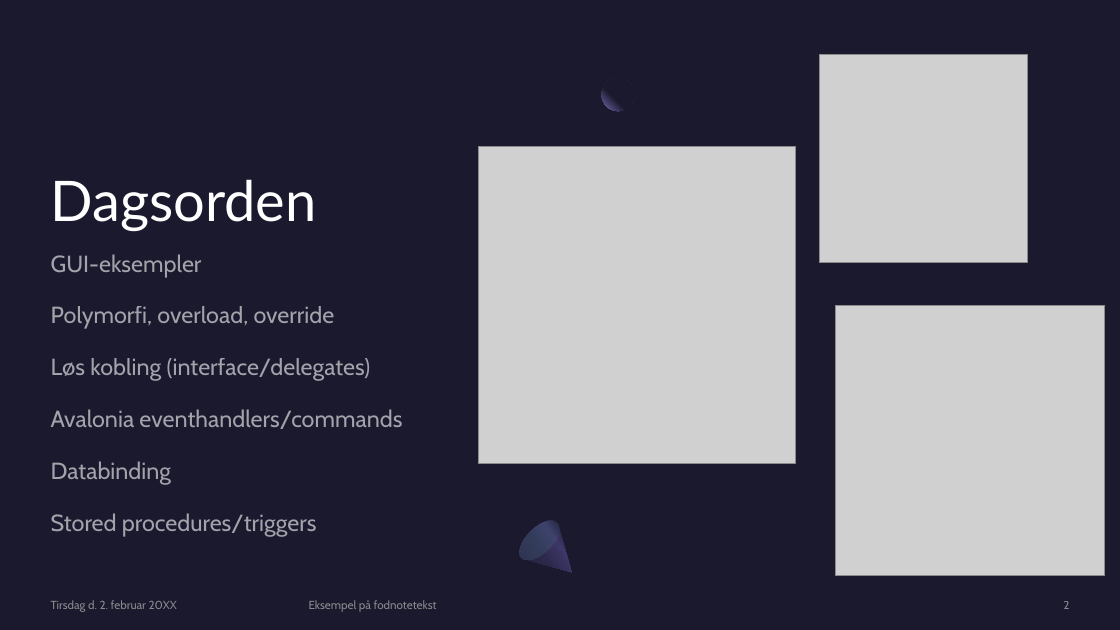
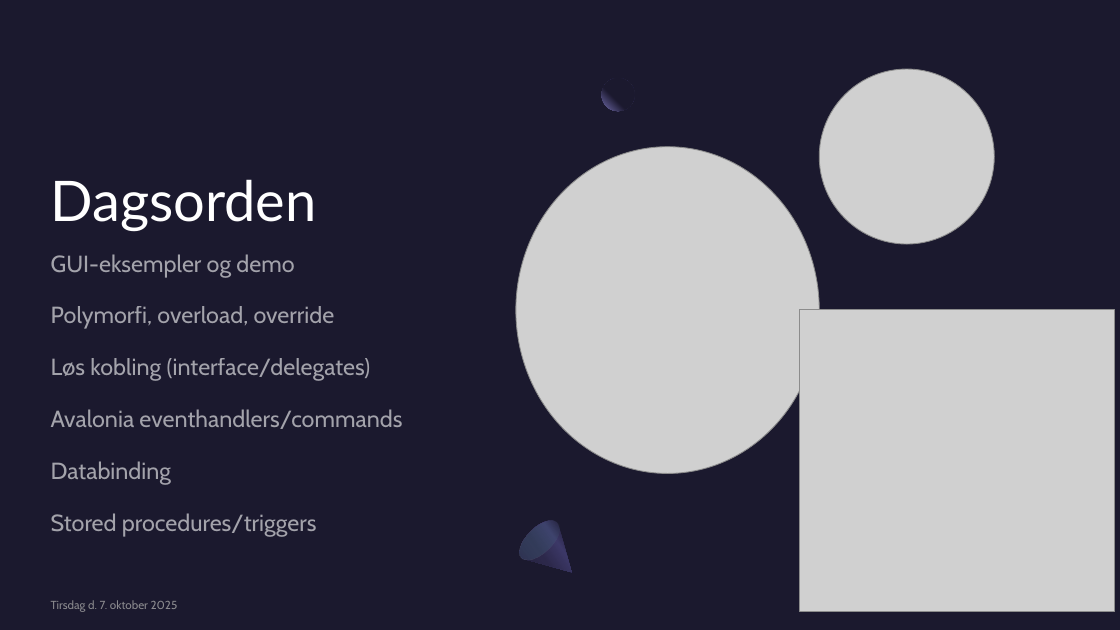
Before and after one commit to Jakob-Hjort/Autobid, a slide deck: slide 2 of Aktionshus H2.pptx. Drawn at 1120x630 pixels with LibreOffice and Linux fonts; fonts in the diff are those of the drawing; grey boxes stand for pictures. Boxes give left, top, right and bottom in pixels: in the first picture for what was removed or moved away, otherwise in the second. Text is boxed around its words. In the diff, an @@ line names an element or a change of style, - is before the commit and + after.

```diff
--- a/Aktionshus H2.pptx
+++ b/Aktionshus H2.pptx
@@ picture: place and size @@
-picture at [819, 55, 1028, 263]
+picture at [819, 69, 994, 244]
@@ picture: place and size @@
-picture at [479, 147, 796, 464]
+picture at [516, 147, 819, 474]
@@ text at [51, 254, 294, 278]: text changed @@
-GUI-eksempler
+GUI-eksempler og demo
@@ picture: place and size @@
-picture at [835, 306, 1105, 576]
+picture at [800, 310, 1115, 613]
@@ text at [51, 600, 178, 612]: text changed @@
-Tirsdag d. 2. februar 20XX
+Tirsdag d. 7. oktober 2025
@@ text removed at [309, 600, 437, 612] @@
-Eksempel på fodnotetekst
```
Also in this commit, not shown: 8 other slides changed, 1 slide added, 1 slide removed, 2 other files.
